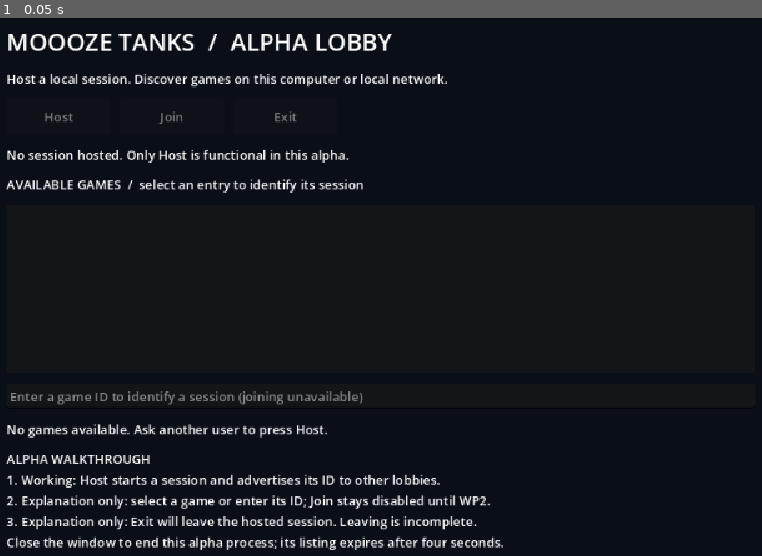
Above: before the commit, frame 1.
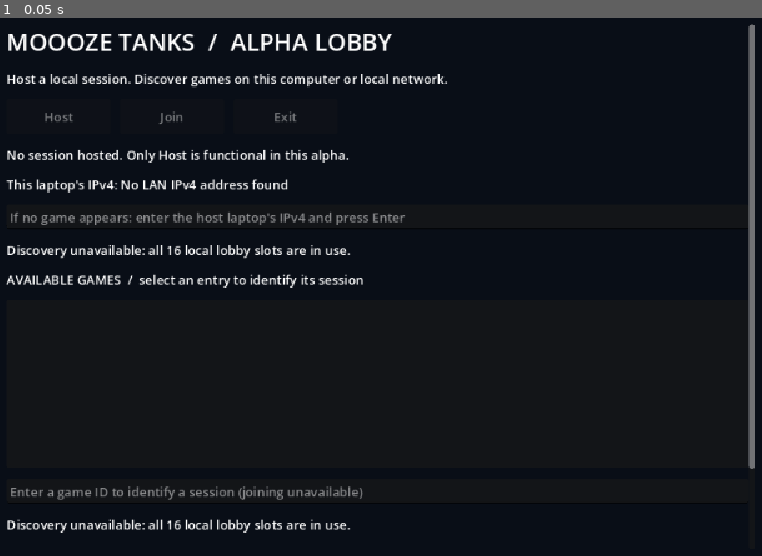
Above: after the commit, the same moment.

Repository: Kirbzo/Tank-Game-Networking
Game: Godot game, scene res://lobby.tscn
Two runs of this game, one before a commit and one after it. Both use one fixed random seed, a clock stepped at 60 frames per second and the inputs below.
Inputs:
- Up to frame 1 (0.05 s): no input

The runs differ from the first frame. In frame 1, 7.0% of the frame differs, in the area x 0-100%, y 1-99%.

Commit message:
Added hosting functionality commit

Diff:
--- a/Godot/discovery.gd
+++ b/Godot/discovery.gd
@@ -2,10 +2,12 @@
 ## Alpha discovery only. No player joining or gameplay messages are accepted.
 signal games_changed
 signal discovery_failed(message: String)
+signal network_warning(message: String)
 
 const FIRST_PORT := 49140
 const SLOT_COUNT := 16
 const PROTOCOL := "moooze-alpha-1"
+var protocol := PROTOCOL
 const EXPIRY_MS := 4000
 var instance_id := Crypto.new().generate_random_bytes(12).hex_encode()
 var games: Dictionary = {}
@@ -13,10 +15,14 @@
 var socket := PacketPeerUDP.new()
 var bound_port := -1
 var elapsed := 0.0
+var direct_address := ""
+var broadcast_enabled := true
+var warned_send_error := false
 
 func _ready() -> void:
 	for port in range(FIRST_PORT, FIRST_PORT + SLOT_COUNT):
-		if socket.bind(port) == OK:
+		# Explicit IPv4 binding matches LAN IPv4 broadcast/unicast destinations.
+		if socket.bind(port, "0.0.0.0") == OK:
 			bound_port = port
 			break
 	if bound_port == -1:
@@ -30,19 +36,26 @@
 	while socket.get_available_packet_count() > 0:
 		var packet := socket.get_packet()
 		var address := socket.get_packet_ip()
+		var sender_port := socket.get_packet_port()
 		if packet.size() > 1024:
 			continue
 		var value: Variant = JSON.parse_string(packet.get_string_from_utf8())
 		if not value is Dictionary:
 			continue
 		var data: Dictionary = value
-		if data.get("protocol") != PROTOCOL or data.get("instance") == instance_id:
+		if data.get("protocol") != protocol or data.get("instance") == instance_id:
+			continue
+		if data.get("type") == "query":
+			if not hosted_game.is_empty():
+				send_packet(address, sender_port, announcement())
 			continue
 		var id := str(data.get("id", ""))
+		if not (data.get("port") is float or data.get("port") is int):
+			continue
 		var port := int(data.get("port", 0))
 		if not id.begins_with("MT-") or id.length() != 27 or port < 1 or port > 65535:
 			continue
-		var is_new := not games.has(id)
+		var is_new: bool = not games.has(id) or games[id]["address"] != address
 		games[id] = {"id": id, "address": address, "port": port, "seen": Time.get_ticks_msec()}
 		if is_new:
 			games_changed.emit()
@@ -58,19 +71,49 @@
 	if elapsed >= 0.75:
 		elapsed = 0.0
 		advertise()
+		query_direct_host()
+
+func set_direct_address(value: String) -> bool:
+	var address := value.strip_edges()
+	if not address.is_empty() and (not address.is_valid_ip_address() or address.contains(":")):
+		return false
+	direct_address = address
+	warned_send_error = false
+	query_direct_host()
+	return true
+
+func query_direct_host() -> void:
+	if direct_address.is_empty() or bound_port == -1:
+		return
+	var packet := JSON.stringify({"protocol": protocol, "instance": instance_id, "type": "query"}).to_utf8_buffer()
+	for port in range(FIRST_PORT, FIRST_PORT + SLOT_COUNT):
+		send_packet(direct_address, port, packet)
+
+func announcement() -> PackedByteArray:
+	var data := hosted_game.duplicate()
+	data["protocol"] = protocol
+	data["instance"] = instance_id
+	data["type"] = "announcement"
+	return JSON.stringify(data).to_utf8_buffer()
+
+func send_packet(address: String, port: int, packet: PackedByteArray) -> void:
+	var result := socket.set_dest_address(address, port)
+	if result == OK:
+		result = socket.put_packet(packet)
+	if result != OK and not warned_send_error:
+		warned_send_error = true
+		network_warning.emit("Discovery send failed (%s). Check your network and firewall." % error_string(result))
 
 func advertise() -> void:
 	if hosted_game.is_empty() or bound_port == -1:
 		return
-	var data := hosted_game.duplicate()
-	data["protocol"] = PROTOCOL
-	data["instance"] = instance_id
-	var packet := JSON.stringify(data).to_utf8_buffer()
+	if not broadcast_enabled:
+		return
+	var packet := announcement()
 	# Separate listening ports allow multiple processes on one computer.
 	for port in range(FIRST_PORT, FIRST_PORT + SLOT_COUNT):
 		for address in ["127.0.0.1", "255.255.255.255"]:
-			socket.set_dest_address(address, port)
-			socket.put_packet(packet)
+			send_packet(address, port, packet)
 
 func _exit_tree() -> void:
 	socket.close()
--- a/Godot/lobby.gd
+++ b/Godot/lobby.gd
@@ -10,6 +10,8 @@
 var game_id: LineEdit
 var feedback: Label
 var hosted: Label
+var network_status: Label
+var network_address: LineEdit
 var listed_ids: Array[String] = []
 
 func _ready() -> void:
@@ -18,9 +20,13 @@
 	for side in ["left", "top", "right", "bottom"]:
 		margin.add_theme_constant_override("margin_" + side, 32)
 	add_child(margin)
+	var scroll := ScrollContainer.new()
+	scroll.horizontal_scroll_mode = ScrollContainer.SCROLL_MODE_DISABLED
+	margin.add_child(scroll)
 	var column := VBoxContainer.new()
+	column.size_flags_horizontal = Control.SIZE_EXPAND_FILL
 	column.add_theme_constant_override("separation", 14)
-	margin.add_child(column)
+	scroll.add_child(column)
 	var title := add_label(column, "MOOOZE TANKS  /  ALPHA LOBBY")
 	title.add_theme_font_size_override("font_size", 30)
 	add_label(column, "Host a local session. Discover games on this computer or local network.")
@@ -36,6 +42,16 @@
 	exit_button.disabled = true
 	exit_button.tooltip_text = "Exit means leave the hosted session. Leaving is incomplete for alpha."
 	hosted = add_label(column, "No session hosted. Only Host is functional in this alpha.")
+	var addresses: Array[String] = []
+	for address in IP.get_local_addresses():
+		if address.is_valid_ip_address() and not address.contains(":") and not address.begins_with("127."):
+			addresses.append(address)
+	add_label(column, "This laptop's IPv4: " + (", ".join(addresses) if not addresses.is_empty() else "No LAN IPv4 address found"))
+	network_address = LineEdit.new()
+	network_address.placeholder_text = "If no game appears: enter the host laptop's IPv4 and press Enter"
+	network_address.text_submitted.connect(set_network_address)
+	column.add_child(network_address)
+	network_status = add_label(column, "LAN discovery active. Both laptops must allow Godot on the local network.")
 	add_label(column, "AVAILABLE GAMES  /  select an entry to identify its session")
 	game_list = ItemList.new()
 	game_list.custom_minimum_size = Vector2(0, 210)
@@ -50,8 +66,9 @@
 	add_label(column, "ALPHA WALKTHROUGH\n1. Working: Host starts a session and advertises its ID to other lobbies.\n2. Ex …(245 unchanged characters)…
 	discovery.games_changed.connect(refresh_games)
 	discovery.discovery_failed.connect(discovery_error)
+	discovery.network_warning.connect(func(message: String): network_status.text = message)
+	refresh_games()
 	add_child(discovery)
-	refresh_games()
 
 func add_label(parent: Node, text: String) -> Label:
 	var label := Label.new()
@@ -125,6 +142,15 @@
 func discovery_error(message: String) -> void:
 	host_button.disabled = true
 	feedback.text = message
+	network_status.text = message
+
+func set_network_address(value: String) -> void:
+	if not discovery.set_direct_address(value):
+		network_status.text = "Enter a valid IPv4 address, such as 192.168.1.25 (not a game ID)."
+	elif discovery.direct_address.is_empty():
+		network_status.text = "Automatic LAN discovery active. Manual host lookup cleared."
+	else:
+		network_status.text = "Looking for hosted games at %s. If none appear, check both firewalls and Wi-Fi isolation." % discovery.direct_address
 
 func _exit_tree() -> void:
 	if session != null:
--- a/Godot/tests/alpha_smoke.gd
+++ b/Godot/tests/alpha_smoke.gd
@@ -13,8 +13,20 @@
 
 func run() -> void:
 	lobby = load("res://lobby.tscn").instantiate()
+	# Keep a user's running lobby out of the test's initial-empty/expiry assertions.
+	lobby.discovery.protocol = "moooze-alpha-smoke-2"
 	root.add_child(lobby)
 	await process_frame
+	if OS.get_cmdline_user_args().has("unicast"):
+		# Disable announcements on both processes: only request/reply can discover.
+		lobby.discovery.broadcast_enabled = false
+		if not OS.get_cmdline_user_args().has("host"):
+			lobby.network_address.text_submitted.emit("bad-address")
+			if not check(lobby.network_status.text.contains("valid IPv4"), "Invalid network address must be explained"):
+				return
+			lobby.network_address.text_submitted.emit("127.0.0.1")
+			if not check(lobby.discovery.direct_address == "127.0.0.1", "Manual lookup must target entered address"):
+				return
 	if not check(lobby.listed_ids.is_empty(), "Initial game list must be empty"):
 		return
 	if not check(lobby.join_button.disabled and lobby.exit_button.disabled, "Join and leaving must be disabled"):
Not shown, changed: AGENTS.md
Not shown, changed: Godot/README.md
Not shown, changed: README.md
Not shown, changed: prompt_log.md
Not shown, changed: status.md
